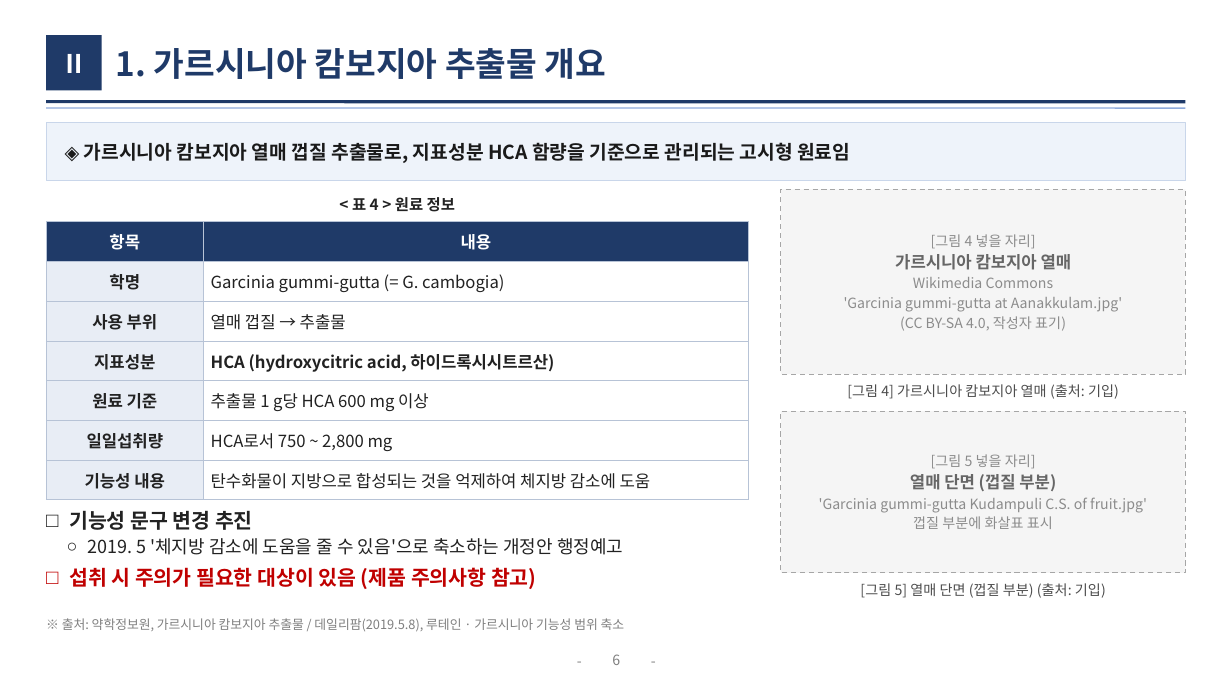
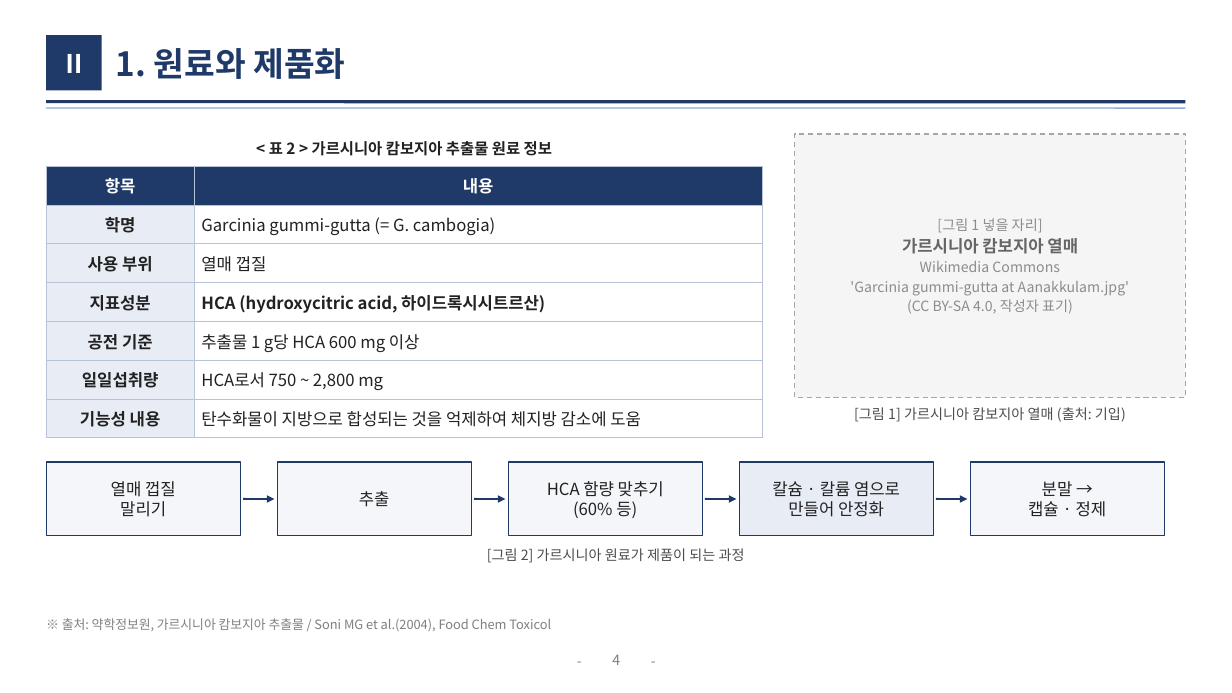
Before and after one commit to logvinca99-cell/logvinca, a slide deck: slide 4 of 발표자료/체중조절_발표_기능성식품학.pptx (slide 6 before the commit). Drawn at 1232x693 pixels with LibreOffice and Linux fonts; fonts in the diff are those of the drawing. Boxes give left, top, right and bottom in pixels: in the first picture for what was removed or moved away, otherwise in the second. Text is boxed around its words. In the diff, an @@ line names an element or a change of style, - is before the commit and + after.

```diff
--- a/발표자료/체중조절_발표_기능성식품학.pptx
+++ b/발표자료/체중조절_발표_기능성식품학.pptx
@@ title at (115,48,345,79): text changed @@
-1. 가르시니아 캄보지아 추출물 개요
+1. 원료와 제품화
@@ rectangle removed at (46,123,1186,180) @@
@@ text at (269,141,552,156): text changed; size 15 to 12 pt; text colour #1A1A1A to #222222 @@
-◈ 가르시니아 캄보지아 열매 껍질 추출물로, 지표성분 HCA 함량을 기준으로 관리되는 고시형 원료임
+< 표 2 > 가르시니아 캄보지아 추출물 원료 정보
@@ rectangle: place and size @@
-rectangle at (781,189,1186,374)
+rectangle at (795,134,1186,397)
@@ text "[그림 1 넣을 자리]": place and size @@
-text "[그림 1 넣을 자리]" at (844,234,1122,331)
+text "[그림 1 넣을 자리]" at (850,218,1129,314)
@@ table at (46,166,762,431) @@
-row 3, column 2: 열매 껍질 → 추출물
+row 3, column 2: 열매 껍질
-row 5, column 1: 원료 기준
+row 5, column 1: 공전 기준
@@ table: place and size @@
-table at (46,222,749,493)
+table at (46,166,762,431)
@@ text removed at (352,197,455,212) @@
-< 표 4 > 원료 정보
@@ text at (937,218,1043,233): text changed @@
-[그림 4 넣을 자리]
+[그림 1 넣을 자리]
@@ rectangle removed at (781,411,1186,573) @@
@@ text at (854,407,1126,422): text changed @@
-[그림 4] 가르시니아 캄보지아 열매 (출처: 기입)
+[그림 1] 가르시니아 캄보지아 열매 (출처: 기입)
@@ rectangle added at (46,462,240,536), fill #F4F6FA, outline #1F3A68 1 pt, 13 pt, text #222222 @@
+열매 껍질
+말리기
@@ rectangle added at (277,462,471,536), fill #F4F6FA, outline #1F3A68 1 pt, 13 pt, text #222222 @@
+추출
@@ rectangle added at (508,462,702,536), fill #F4F6FA, outline #1F3A68 1 pt, 13 pt, text #222222 @@
+HCA 함량 맞추기
+(60% 등)
@@ rectangle added at (739,462,933,536), fill #E8EDF5, outline #1F3A68 1 pt, 13 pt, text #222222 @@
+칼슘 · 칼륨 염으로
+만들어 안정화
@@ text removed at (819,454,1147,529) @@
-[그림 5 넣을 자리]
-열매 단면 (껍질 부분)
-'Garcinia gummi-gutta Kudampuli C.S. of fruit.jpg'
-껍질 부분에 화살표 표시
@@ rectangle added at (970,462,1165,536), fill #F4F6FA, outline #1F3A68 1 pt, 13 pt, text #222222 @@
+분말 →
+캡슐 · 정제
@@ arrow added from (243, 499) to (274, 499), #1F3A68 1.5 pt @@
@@ arrow added from (474, 499) to (506, 499), #1F3A68 1.5 pt @@
@@ arrow added from (705, 499) to (737, 499), #1F3A68 1.5 pt @@
@@ arrow added from (936, 499) to (968, 499), #1F3A68 1.5 pt @@
@@ text removed at (69,510,623,589) @@
-□ 기능성 문구 변경 추진
-  ○ 2019. 5 '체지방 감소에 도움을 줄 수 있음'으로 축소하는 개정안 행정예고
-□ 섭취 시 주의가 필요한 대상이 있음 (제품 주의사항 참고)
@@ text added at (487,548,745,563), 11 pt, text #4D4D4D @@
+[그림 2] 가르시니아 원료가 제품이 되는 과정
@@ text removed at (860,583,1106,598) @@
-[그림 5] 열매 단면 (껍질 부분) (출처: 기입)
@@ text at (62,618,551,631): text changed @@
-※ 출처: 약학정보원, 가르시니아 캄보지아 추출물 / 데일리팜(2019.5.8), 루테인 · 가르시니아 기능성 범위 축소
+※ 출처: 약학정보원, 가르시니아 캄보지아 추출물 / Soni MG et al.(2004), Food Chem Toxicol
@@ page number at (612,654,620,665): text changed @@
-6
+4
```
Also in this commit, not shown: 10 other slides changed, 5 slides added, 9 slides removed.
